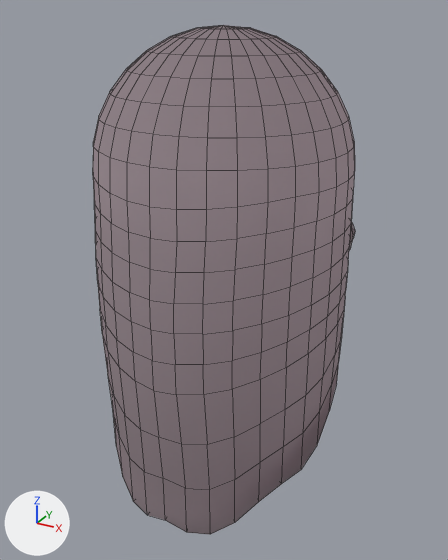
One commit to the Blender file blender_files/ghost.blend: the scene before it, then after it.
Before and after are seen from a 50 mm lens placed at (1.15, -2.09, 1.0), pointed at (-0.04, 0.08, -0.08). Arrows for +X, +Y and +Z are at lower left; the lights stay in place. Mesh edges are drawn as thin lines.

The first picture shows 'Ghost'.
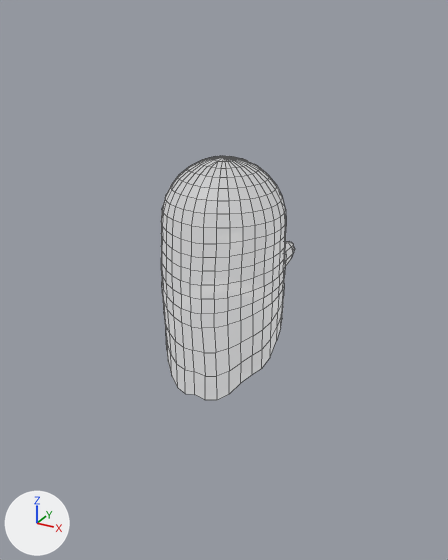
Boxes [x1, y1, x2, y2] around the edits, measured in the pictures (448 x 560 px):
'Ghost', recoloured, mesh rescaled (49% narrower, 52% shorter)
    before: [93, 25, 355, 534]
    after: [161, 156, 295, 400]

Diff of the bpy script that builds the scene:
```diff
--- a/blender_files/ghost.blend.py
+++ b/blender_files/ghost.blend.py
@@ mat_material_001 @@
 n0 = _N.new('ShaderNodeOutputMaterial'); n0.name = 'Material Output'
-n1 = _N.new('ShaderNodeBsdfTranslucent'); n1.name = 'Translucent BSDF'
-n1.inputs[0].default_value = (0.635, 0.565, 0.595, 0.682)  # 'Color', light grey #d1c6cb
-_L.new(n1.outputs[0], n0.inputs[0])  # 'BSDF' to 'Surface'
+n2 = _N.new('ShaderNodeBsdfPrincipled'); n2.name = 'Principled BSDF'
+n2.inputs[0].default_value = (0.259, 0.259, 0.259, 1.0)  # 'Base Color', grey #8b8b8b
+n2.inputs[4].default_value = 0.591  # 'Alpha'
+n2.inputs[28].default_value = 0.4  # 'Emission Strength'
+_L.new(n2.outputs[0], n0.inputs[0])  # 'BSDF' to 'Surface'
@@ me_sphere @@
 me_sphere.from_pydata(...)  # 359 vertices, 341 faces; spans x -0.51..0.01, y -0.53..0.82, z -0.96..0.94
 # used by ob_ghost; location = (0.0, 0.0, 0.0)
+# me_sphere part 1: the whole mesh is scaled about the mesh origin by 0.5
 me_sphere.materials.append(mat_material_001)
```
